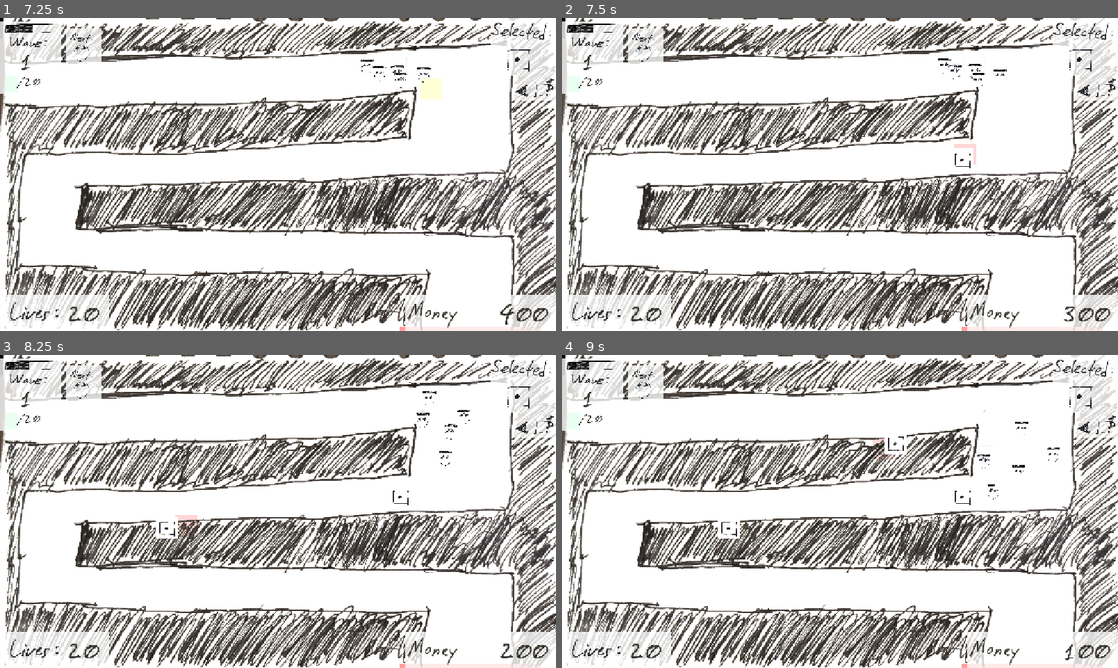
Above: before the commit, frames 1-4 (two rows, left to right).
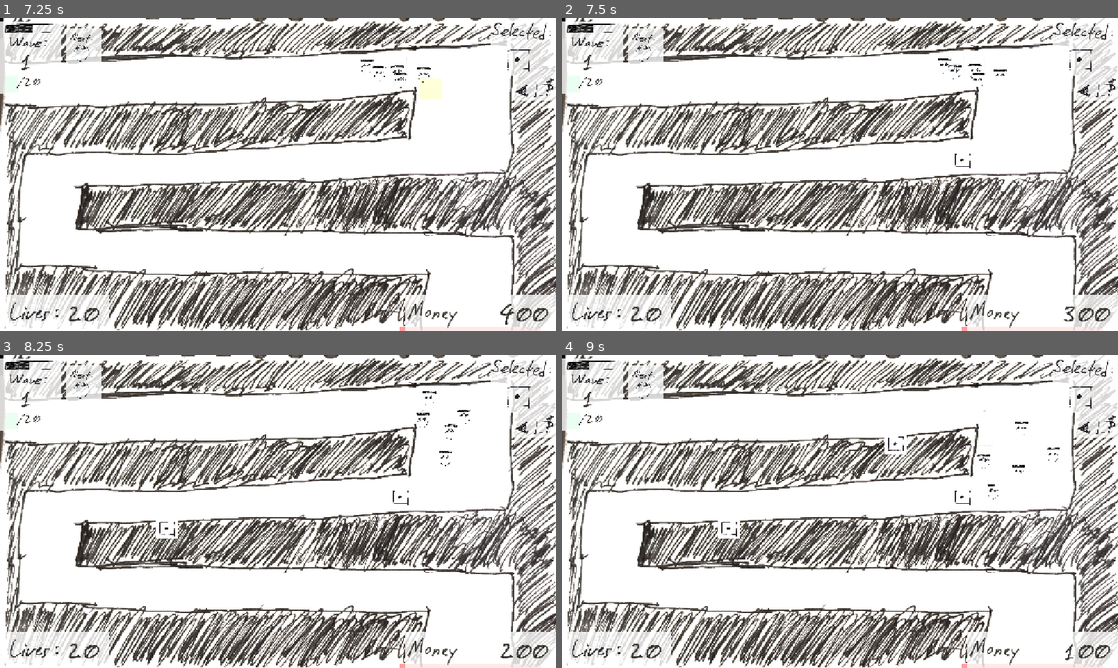
Above: after the commit, the same moments.

Repository: OzuYatamutsu/notebook-tower-defense
Game: Godot game, scene res://levels/level_cools.tscn
Two runs of this game, one before a commit and one after it. Both use one fixed random seed, a clock stepped at 60 frames per second and the inputs below. This scene is started directly instead of the project's main scene.
Inputs (mouse positions are in pixels of both pictures, inside the frame that each line leads up to):
- Up to frame 1 (7.25 s): click (544, 86) at 0.5 s; click (522, 89) at 1.25 s; click (428, 89) at 2 s; click (544, 86) at 2.75 s; click (522, 89) at 3.5 s; click (461, 124) at 4.27 s; click (544, 86) at 5 s; click (522, 89) at 5.75 s; click (428, 89) at 6.5 s
- Up to frame 2 (7.5 s): move the mouse to (962, 158) at 7.27 s; click (962, 158) at 7.42 s
- Up to frame 3 (8.25 s): move the mouse to (166, 527) at 8.02 s; click (166, 527) at 8.17 s
- Up to frame 4 (9 s): move the mouse to (895, 442) at 8.77 s; click (895, 442) at 8.92 s

Frame 1 is identical in both runs. In frame 2, less than 0.1% of the frame differs, in the area x 70-75%, y 40-47%; in frame 3, 0.1%, in the area x 31-36%, y 51-58%; in frame 4, less than 0.1%.

Commit message:
Simplify tower shadow logic

Diff:
--- a/components/tower_placement_shadow.gd
+++ b/components/tower_placement_shadow.gd
@@ -10,6 +10,7 @@
 @onready var NG_MONEY: Label = $NGMoney
 
 var HoveringOverTower: Tower
+var IsHoveringOverWall: bool = false
 
 enum ShadowState {
     DISABLED,  # Don't show the shadow at all
@@ -19,7 +20,6 @@
     OK  # Can place the tower
 }
 
-var is_ok: bool = false
 var current_state: ShadowState = ShadowState.DISABLED
 
 func set_tower(scene_path: String) -> void:
@@ -34,7 +34,29 @@
         MOUSE_FOLLOW_SPEED * delta
     )
 
-    set_is_ok()
+    set_shadow_state()
+    set_ng_label()
+
+func set_shadow_state() -> void:
+    # Evaluate rules in the following order:
+    # 0. We can't build anything if we have no tower selected.
+    # 1. We can't build anything if we're not over a wall.
+    # 2. If we're over a tower, we still can't build anything,
+    #    but a click should open the upgrade menu.
+    # 2. We can't build anything if we don't have enough money.
+
+    if is_hovering_over_button():
+        current_state = ShadowState.DISABLED
+    elif TOWER_TO_PLACE == null:
+        current_state = ShadowState.DISABLED
+    elif HoveringOverTower != null:
+        current_state = ShadowState.NG_OVERLAPPING
+    elif !IsHoveringOverWall:
+        current_state = ShadowState.NG_NOT_IN_WALLS_AREA
+    elif GameState.PLAYER_MONEY_REMAINING < TOWER_TO_PLACE.VALUE:
+        current_state = ShadowState.NG_INSUFFICIENT_FUNDS
+    else:
+        current_state = ShadowState.OK
 
 func _input(event) -> void:
     if !(
@@ -47,15 +69,15 @@
     if current_state == ShadowState.DISABLED:
         return
 
-    if !is_ok and current_state == ShadowState.NG_OVERLAPPING:
+    if current_state == ShadowState.NG_OVERLAPPING:
         print("Overlapping another tower, opening upgrade panel!")
         GameState.TOWER_UPGRADE_PANEL.set_current_tower(HoveringOverTower)
         GameState.TOWER_UPGRADE_PANEL.enable()
         return
-    elif !is_ok and current_state == ShadowState.NG_INSUFFICIENT_FUNDS:
+    elif current_state == ShadowState.NG_INSUFFICIENT_FUNDS:
         print("Not spawning tower; insufficient funds")
         return
-    elif !is_ok and current_state == ShadowState.NG_NOT_IN_WALLS_AREA:
+    elif current_state == ShadowState.NG_NOT_IN_WALLS_AREA:
         print("Not spawning tower; not in a walls area")
         return
 
@@ -77,43 +99,6 @@
     # Force hovering over tower state
     current_state = ShadowState.NG_OVERLAPPING
     HoveringOverTower = new_tower
-    set_is_ok()
-
-func set_is_ok() -> void:
-    if TOWER_TO_PLACE == null:
-        current_state = ShadowState.DISABLED
-        OK_SHADOW.visible = false
-        NG_SHADOW.visible = false
-        return
-
-    # Don't show the shadow if we're hovering over a button
-    if is_hovering_over_button():
-        current_state = ShadowState.DISABLED
-    elif current_state != ShadowState.NG_NOT_IN_WALLS_AREA:
-        current_state = reeval_current_state()
-
-    if (
-        current_state == ShadowState.NG_INSUFFICIENT_FUNDS
-        and GameState.PLAYER_MONEY_REMAINING >= TOWER_TO_PLACE.VALUE
-    ):
-        current_state = ShadowState.OK
-
-    if current_state == ShadowState.OK:
-        is_ok = true
-        OK_SHADOW.visible = true
-        NG_SHADOW.visible = false
-    elif current_state in [
-        ShadowState.NG_OVERLAPPING,
-        ShadowState.NG_INSUFFICIENT_FUNDS,
-        ShadowState.NG_NOT_IN_WALLS_AREA
-    ]:
-        is_ok = false
-        OK_SHADOW.visible = false
-        NG_SHADOW.visible = true
-    else:
-        OK_SHADOW.visible = false
-        NG_SHADOW.visible = false
-    set_ng_label()
 
 func is_hovering_over_button() -> bool:
     return get_viewport().gui_get_hovered_control() is Button
@@ -122,34 +107,31 @@
     if TOWER_TO_PLACE == null:
         return
     if tower_or_wall is Tower:
-        current_state = ShadowState.NG_OVERLAPPING
         HoveringOverTower = tower_or_wall
     elif tower_or_wall.is_in_group(GameState.WALLS_GROUP):
-        current_state = reeval_current_state()
-        set_ng_label()
+        IsHoveringOverWall = true
 
 func _on_area_exited(tower_or_wall: Area2D) -> void:
     if TOWER_TO_PLACE == null:
         return
-    if tower_or_wall.is_in_group(GameState.WALLS_GROUP):
-        current_state = ShadowState.NG_NOT_IN_WALLS_AREA
-    else:
-        current_state = reeval_current_state()
-        set_ng_label()
-    HoveringOverTower = null
-
-func reeval_current_state() -> ShadowState:
-    if HoveringOverTower != null:
-        return ShadowState.NG_OVERLAPPING
-
-    return (
-        ShadowState.OK
-        if GameState.PLAYER_MONEY_REMAINING >= TOWER_TO_PLACE.VALUE
-        else ShadowState.NG_INSUFFICIENT_FUNDS
-    )
+    if tower_or_wall is Tower:
+        HoveringOverTower = null
+    elif tower_or_wall.is_in_group(GameState.WALLS_GROUP):
+        IsHoveringOverWall = false
 
 func set_ng_label() -> void:
+    OK_SHADOW.visible = false
+    NG_SHADOW.visible = false
     NG_MONEY.visible = false
 
-    if current_state == ShadowState.NG_INSUFFICIENT_FUNDS:
+    if current_state == ShadowState.OK:
+        OK_SHADOW.visible = true
+    elif current_state == ShadowState.DISABLED:
+        pass  # Don't show any shadow
+    elif current_state == ShadowState.NG_INSUFFICIENT_FUNDS:
+        NG_SHADOW.visible = true
         NG_MONEY.visible = true
+    elif current_state == ShadowState.NG_OVERLAPPING:
+        pass  # Don't show any shadow
+    elif current_state == ShadowState.NG_NOT_IN_WALLS_AREA:
+        NG_SHADOW.visible = true
